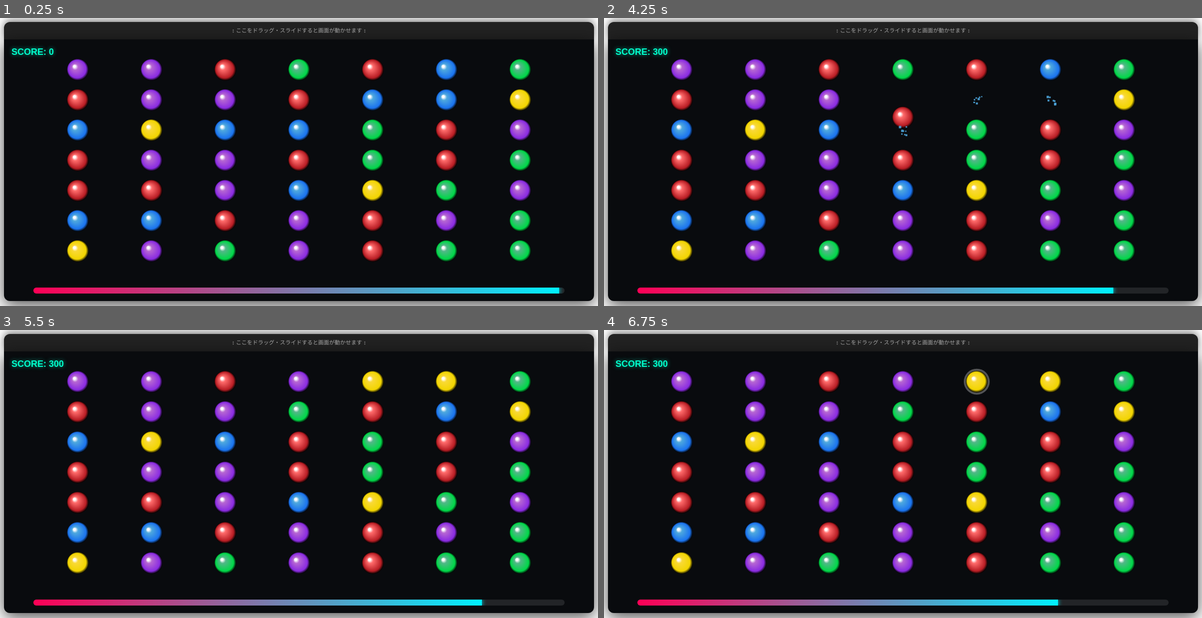
Above: before the commit, frames 1-4 (two rows, left to right).
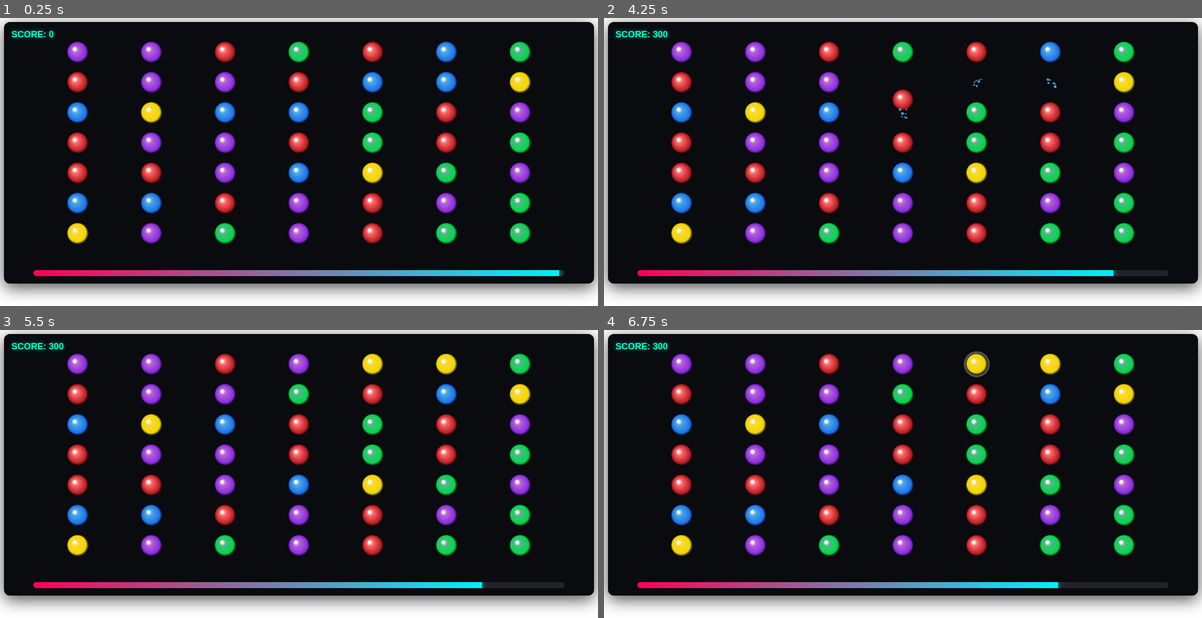
Above: after the commit, the same moments.

Repository: lemolemoGames/Gamecenter
Game: browser game, page games/bejeweled/index.html
Two runs of this game, one before a commit and one after it. Both use one fixed random seed, a clock stepped at 60 frames per second and the inputs below.
Inputs (mouse positions are in pixels of both pictures, inside the frame that each line leads up to; where the layout moved, square brackets give the same spot in the first picture):
- Up to frame 1 (0.25 s): no input
- Up to frame 2 (4.25 s): click (903, 153) [903, 170] at 0.27 s; click (903, 179) [903, 196] at 1.07 s; click (783, 127) [783, 144] at 1.67 s; press the mouse at (1022, 113) [1022, 130] at 2.27 s; release the mouse at (903, 101) [903, 118] at 2.4 s; click (992, 205) [992, 222] at 2.87 s; click (753, 216) [753, 234] at 3.47 s; press the mouse at (903, 101) [903, 118] at 4.07 s; release the mouse at (843, 245) [843, 262] at 4.2 s
- Up to frame 3 (5.5 s): click (478, 476) [478, 494] at 4.67 s; click (119, 465) [119, 482] at 5.27 s
- Up to frame 4 (6.75 s): press the mouse at (843, 557) [843, 574] at 5.87 s; release the mouse at (783, 439) [783, 456] at 6 s; click (962, 373) [962, 390] at 6.47 s

The runs differ from the first frame. In frame 1, 28% of the frame differs, in the area x 0-100%, y 0-100%; in frame 2, 28%; in frame 3, 28%; in frame 4, 28%.

Commit message:
Add files via upload

Diff:
--- a/games/bejeweled/index.html
+++ b/games/bejeweled/index.html
@@ -24,15 +24,6 @@
             width: 100%;
             height: 100%;
         }
-
-        /*#bj-gameCanvas {
-            display: block;
-            width: 92vw;
-            height: auto;
-            margin: 0 auto;
-            padding-top: 20px;
-            margin-bottom: 120px;
-        }*/
 
         #bj-score-board {
             position: absolute;
@@ -103,10 +94,7 @@
 </head>
 
 <body>
-    <div id="bj-scroll-handle"
-        style="width: 100%; height: 35px; background: #222; text-align: center; color: #aaa; font-size: 11px; line-height: 35px; border-radius: 12px 12px 0 0; user-select: none; box-shadow: 0 -4px 16px rgba(0, 0, 0, 0.5);">
-        ↕ ここをドラッグ・スライドすると画面が動かせます ↕</div>
-    <div id="bj-puzzle-container" style="border-top-left-radius: 0 !important; border-top-right-radius: 0 !important;">
+    <div id="bj-puzzle-container">
         <div id="bj-score-board">SCORE: <span id="bj-score">0</span></div>
         <div id="bj-time-bar-container">
             <div id="bj-time-bar"></div>
@@ -165,10 +153,16 @@
 
             resize() {
                 const rect = this.container.getBoundingClientRect();
-                this.canvas.width = rect.width * window.devicePixelRatio;
-                this.canvas.height = rect.height * window.devicePixelRatio;
-                this.ctx.scale(window.devicePixelRatio, window.devicePixelRatio);
-                this.width = rect.width; this.height = rect.height;
+                const dpr = window.devicePixelRatio || 1;
+
+                this.canvas.width = rect.width * dpr;
+                this.canvas.height = rect.height * dpr;
+
+                this.ctx.setTransform(dpr, 0, 0, dpr, 0, 0);
+
+                this.width = rect.width;
+                this.height = rect.height;
+
                 this.repositionGems();
             }
 
@@ -408,7 +402,14 @@
                         bombSpawnGem.type = createdType;
                     }
 
-                    this.score += matchedGems.size * 100;
+                    const count = matchedGems.size;
+
+                    if (count === 3) this.score += 300;
+                    else if (count === 4) this.score += 500;
+                    else if (count === 5) this.score += 1000;
+                    else if (count === 6) this.score += 1500;
+                    else if (count === 7) this.score += 2200;
+                    else if (count >= 8) this.score += 3000 + (count - 8) * 500;
                     this.scoreEl.textContent = this.score.toLocaleString();
                     this.time = Math.min(100, this.time + matchedGems.size * 2.5);
 
--- a/games/spider/index.html
+++ b/games/spider/index.html
@@ -137,6 +137,7 @@
             background-color: rgba(0, 0, 0, 0.15) !important;
             border-radius: 4px !important;
             min-height: 380px !important;
+            min-width: 0 !important;
             padding: 4px 0 !important;
             border: 1px dashed rgba(255, 255, 255, 0.1) !important;
             cursor: pointer !important;
@@ -158,9 +159,13 @@
             font-size: 11px !important;
             font-weight: bold !important;
             position: relative !important;
-            margin-bottom: -115% !important;
+            margin-top: -11vw !important;
             /* 重なり具合を最適化 */
             pointer-events: none !important;
+        }
+
+        .spider-card:first-child {
+            margin-top: 0 !important;
         }
 
         /* 重なりの優先順位（z-index）を20枚目まで一気に保証 */
@@ -265,16 +270,16 @@
             color: #d32f2f !important;
         }
 
+        .spider-rank {
+            text-align: left !important;
+            color: #000 !important;
+            font-size: clamp(9px, 1.1vw, 16px) !important;
+        }
+
         .spider-suit {
             text-align: right !important;
             color: #000 !important;
-            font-size: 10px !important;
-        }
-
-        .spider-rank {
-            text-align: left !important;
-            color: #000 !important;
-            font-size: 11px !important;
+            font-size: clamp(8px, 1vw, 14px) !important;
         }
 
         /* スマホでの文字サイズ微調整 */
--- a/games/woodpuzzle/index.html
+++ b/games/woodpuzzle/index.html
@@ -81,9 +81,12 @@
             background-color: #443030;
             padding: 10px;
             border-radius: 10px;
-            display: inline-block;
+            display: block;
             position: relative;
             z-index: 5;
+            width: fit-content;
+            max-width: 100%;
+            margin: 0 auto;
         }
 
         .wood-puzzle-app .game-grid {
@@ -178,7 +181,7 @@
             position: relative;
         }
 
-        .wood-puzzle-app .wood-piece::before {
+        .wood-puzzle-app .wood-piece.in-showcase::before {
             content: '';
             position: absolute;
             top: -10px;
